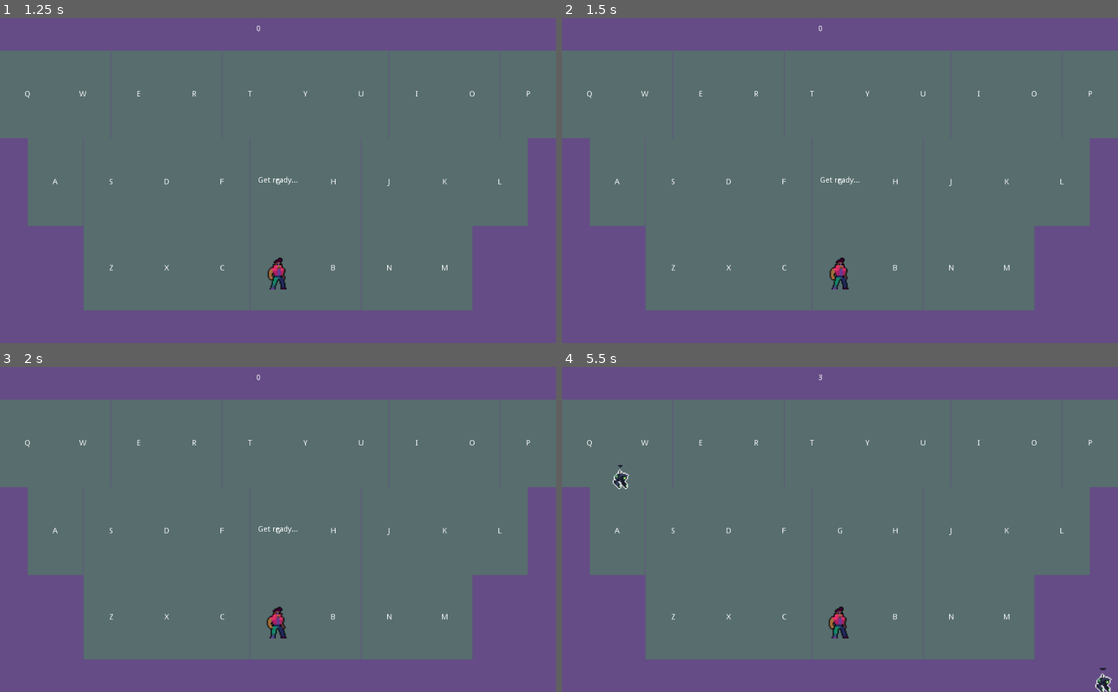
Above: before the commit, frames 1-4 (two rows, left to right).
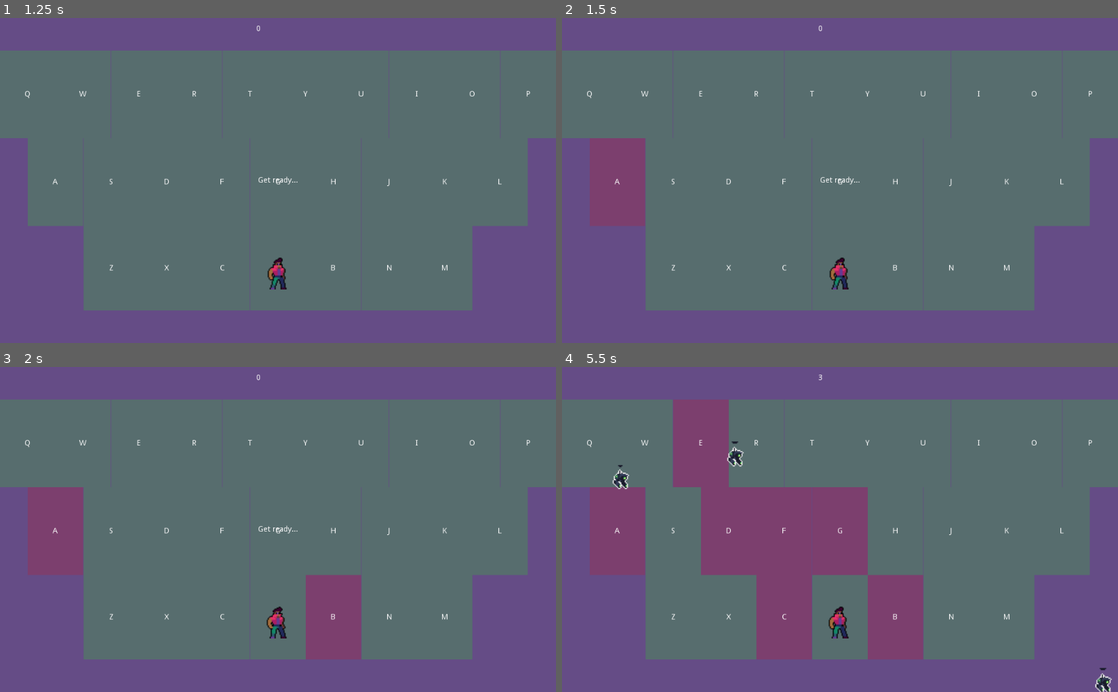
Above: after the commit, the same moments.

Repository: nicholso24/Keyboard-Warrior
Game: Godot game, scene res://Main.tscn
Two runs of this game, one before a commit and one after it. Both use one fixed random seed, a clock stepped at 60 frames per second and the inputs below.
Inputs (mouse positions are in pixels of both pictures, inside the frame that each line leads up to):
- Up to frame 1 (1.25 s): click "Start!" at 0.5 s
- Up to frame 2 (1.5 s): move the mouse to (962, 164) at 1.27 s; hold Right (ui_right) from 1.28 s (still down); tap A (a_key) at 1.35 s
- Up to frame 3 (2 s): keep holding Right (ui_right); tap B (b_key) at 1.55 s
- Up to frame 4 (5.5 s): tap Enter at 2 s; move the mouse to (728, 545) at 2.02 s; release Right (ui_right) at 2.03 s; hold Down (ui_down) 2.03-2.78 s; tap B (b_key) at 2.1 s; tap C (c_key) at 2.3, 2.85 s; move the mouse to (895, 458) at 2.77 s; hold Right (ui_right) 2.78-3.53 s; tap D (d_key) at 3.05, 3.6 s; move the mouse to (812, 594) at 3.52 s; hold Up (ui_up) 3.53-4.28 s; tap E (e_key) at 3.8, 4.35 s; move the mouse to (1006, 578) at 4.27 s; hold Left (ui_left) from 4.28 s (still down); tap F (f_key) at 4.55, 5.1 s; move the mouse to (673, 480) at 5.02 s; tap G (g_key) at 5.3 s

Frame 1 is identical in both runs. In frame 2, 2.7% of the frame differs, in the area x 5-15%, y 36-64%; in frame 3, 5.3%; in frame 4, 19%, in the area x 5-65%, y 10-90%.

Commit message:
Key Cooldowns working

Diff:
--- a/Keyboard Warrior/KeyAreaScripts/KeyAreaA.gd
+++ b/Keyboard Warrior/KeyAreaScripts/KeyAreaA.gd
@@ -1,10 +1,20 @@
 extends Area2D
 
+var keyUsed = true
+var time = 10
+var cooldownCol = Color(.9, .0, .0, .18)
+var normalCol = Color(.08, 1.0, .0, .18)
 
 func _process(delta):
 	var bodies = get_overlapping_bodies()
 #	if bodies.size() > 0:
 #		print(bodies)
-	if Input.is_action_just_pressed("a_key"):
+	if Input.is_action_just_pressed("a_key") and keyUsed:
 		for node in bodies:
 			node.kill()
+		keyUsed = false
+		get_node("/root/Main/ColorRect/KeyA").color = cooldownCol
+		yield(get_tree().create_timer(time), "timeout")
+		get_node("/root/Main/ColorRect/KeyA").color = normalCol
+		print("Key ready")
+		keyUsed = true
--- a/Keyboard Warrior/KeyAreaScripts/KeyAreaB.gd
+++ b/Keyboard Warrior/KeyAreaScripts/KeyAreaB.gd
@@ -1,10 +1,20 @@
 extends Area2D
 
+var keyUsed = true
+var time = 10
+var cooldownCol = Color(.9, .0, .0, .18)
+var normalCol = Color(.08, 1.0, .0, .18)
 
 func _process(delta):
 	var bodies = get_overlapping_bodies()
 #	if bodies.size() > 0:
 #		print(bodies)
-	if Input.is_action_just_pressed("b_key"):
+	if Input.is_action_just_pressed("b_key") and keyUsed:
 		for node in bodies:
 			node.kill()
+		keyUsed = false
+		get_node("/root/Main/ColorRect/KeyB").color = cooldownCol
+		yield(get_tree().create_timer(time), "timeout")
+		get_node("/root/Main/ColorRect/KeyB").color = normalCol
+		print("Key ready")
+		keyUsed = true
--- a/Keyboard Warrior/KeyAreaScripts/KeyAreaC.gd
+++ b/Keyboard Warrior/KeyAreaScripts/KeyAreaC.gd
@@ -1,10 +1,20 @@
 extends Area2D
 
+var keyUsed = true
+var time = 10
+var cooldownCol = Color(.9, .0, .0, .18)
+var normalCol = Color(.08, 1.0, .0, .18)
 
 func _process(delta):
 	var bodies = get_overlapping_bodies()
 #	if bodies.size() > 0:
 #		print(bodies)
-	if Input.is_action_just_pressed("c_key"):
+	if Input.is_action_just_pressed("c_key") and keyUsed:
 		for node in bodies:
 			node.kill()
+		keyUsed = false
+		get_node("/root/Main/ColorRect/KeyC").color = cooldownCol
+		yield(get_tree().create_timer(time), "timeout")
+		get_node("/root/Main/ColorRect/KeyC").color = normalCol
+		print("Key ready")
+		keyUsed = true
--- a/Keyboard Warrior/KeyAreaScripts/KeyAreaD.gd
+++ b/Keyboard Warrior/KeyAreaScripts/KeyAreaD.gd
@@ -1,10 +1,20 @@
 extends Area2D
 
+var keyUsed = true
+var time = 10
+var cooldownCol = Color(.9, .0, .0, .18)
+var normalCol = Color(.08, 1.0, .0, .18)
 
 func _process(delta):
 	var bodies = get_overlapping_bodies()
 #	if bodies.size() > 0:
 #		print(bodies)
-	if Input.is_action_just_pressed("d_key"):
+	if Input.is_action_just_pressed("d_key") and keyUsed:
 		for node in bodies:
 			node.kill()
+		keyUsed = false
+		get_node("/root/Main/ColorRect/KeyD").color = cooldownCol
+		yield(get_tree().create_timer(time), "timeout")
+		get_node("/root/Main/ColorRect/KeyD").color = normalCol
+		print("Key ready")
+		keyUsed = true
--- a/Keyboard Warrior/KeyAreaScripts/KeyAreaE.gd
+++ b/Keyboard Warrior/KeyAreaScripts/KeyAreaE.gd
@@ -1,10 +1,20 @@
 extends Area2D
 
+var keyUsed = true
+var time = 10
+var cooldownCol = Color(.9, .0, .0, .18)
+var normalCol = Color(.08, 1.0, .0, .18)
 
 func _process(delta):
 	var bodies = get_overlapping_bodies()
 #	if bodies.size() > 0:
 #		print(bodies)
-	if Input.is_action_just_pressed("e_key"):
+	if Input.is_action_just_pressed("e_key") and keyUsed:
 		for node in bodies:
 			node.kill()
+		keyUsed = false
+		get_node("/root/Main/ColorRect/KeyE").color = cooldownCol
+		yield(get_tree().create_timer(time), "timeout")
+		get_node("/root/Main/ColorRect/KeyE").color = normalCol
+		print("Key ready")
+		keyUsed = true
--- a/Keyboard Warrior/KeyAreaScripts/KeyAreaF.gd
+++ b/Keyboard Warrior/KeyAreaScripts/KeyAreaF.gd
@@ -1,10 +1,20 @@
 extends Area2D
 
+var keyUsed = true
+var time = 10
+var cooldownCol = Color(.9, .0, .0, .18)
+var normalCol = Color(.08, 1.0, .0, .18)
 
 func _process(delta):
 	var bodies = get_overlapping_bodies()
 #	if bodies.size() > 0:
 #		print(bodies)
-	if Input.is_action_just_pressed("f_key"):
+	if Input.is_action_just_pressed("f_key") and keyUsed:
 		for node in bodies:
 			node.kill()
+		keyUsed = false
+		get_node("/root/Main/ColorRect/KeyF").color = cooldownCol
+		yield(get_tree().create_timer(time), "timeout")
+		get_node("/root/Main/ColorRect/KeyF").color = normalCol
+		print("Key ready")
+		keyUsed = true
--- a/Keyboard Warrior/KeyAreaScripts/KeyAreaG.gd
+++ b/Keyboard Warrior/KeyAreaScripts/KeyAreaG.gd
@@ -1,10 +1,20 @@
 extends Area2D
 
+var keyUsed = true
+var time = 10
+var cooldownCol = Color(.9, .0, .0, .18)
+var normalCol = Color(.08, 1.0, .0, .18)
 
 func _process(delta):
 	var bodies = get_overlapping_bodies()
 #	if bodies.size() > 0:
 #		print(bodies)
-	if Input.is_action_just_pressed("g_key"):
+	if Input.is_action_just_pressed("g_key") and keyUsed:
 		for node in bodies:
 			node.kill()
+		keyUsed = false
+		get_node("/root/Main/ColorRect/KeyG").color = cooldownCol
+		yield(get_tree().create_timer(time), "timeout")
+		get_node("/root/Main/ColorRect/KeyG").color = normalCol
+		print("Key ready")
+		keyUsed = true
--- a/Keyboard Warrior/KeyAreaScripts/KeyAreaH.gd
+++ b/Keyboard Warrior/KeyAreaScripts/KeyAreaH.gd
@@ -1,10 +1,20 @@
 extends Area2D
 
+var keyUsed = true
+var time = 10
+var cooldownCol = Color(.9, .0, .0, .18)
+var normalCol = Color(.08, 1.0, .0, .18)
 
 func _process(delta):
 	var bodies = get_overlapping_bodies()
 #	if bodies.size() > 0:
 #		print(bodies)
-	if Input.is_action_just_pressed("h_key"):
+	if Input.is_action_just_pressed("h_key") and keyUsed:
 		for node in bodies:
 			node.kill()
+		keyUsed = false
+		get_node("/root/Main/ColorRect/KeyH").color = cooldownCol
+		yield(get_tree().create_timer(time), "timeout")
+		get_node("/root/Main/ColorRect/KeyH").color = normalCol
+		print("Key ready")
+		keyUsed = true
--- a/Keyboard Warrior/KeyAreaScripts/KeyAreaI.gd
+++ b/Keyboard Warrior/KeyAreaScripts/KeyAreaI.gd
@@ -1,10 +1,20 @@
 extends Area2D
 
+var keyUsed = true
+var time = 10
+var cooldownCol = Color(.9, .0, .0, .18)
+var normalCol = Color(.08, 1.0, .0, .18)
 
 func _process(delta):
 	var bodies = get_overlapping_bodies()
 #	if bodies.size() > 0:
 #		print(bodies)
-	if Input.is_action_just_pressed("i_key"):
+	if Input.is_action_just_pressed("i_key") and keyUsed:
 		for node in bodies:
 			node.kill()
+		keyUsed = false
+		get_node("/root/Main/ColorRect/KeyI").color = cooldownCol
+		yield(get_tree().create_timer(time), "timeout")
+		get_node("/root/Main/ColorRect/KeyI").color = normalCol
+		print("Key ready")
+		keyUsed = true
--- a/Keyboard Warrior/KeyAreaScripts/KeyAreaJ.gd
+++ b/Keyboard Warrior/KeyAreaScripts/KeyAreaJ.gd
@@ -1,10 +1,20 @@
 extends Area2D
 
+var keyUsed = true
+var time = 10
+var cooldownCol = Color(.9, .0, .0, .18)
+var normalCol = Color(.08, 1.0, .0, .18)
 
 func _process(delta):
 	var bodies = get_overlapping_bodies()
 #	if bodies.size() > 0:
 #		print(bodies)
-	if Input.is_action_just_pressed("j_key"):
+	if Input.is_action_just_pressed("j_key") and keyUsed:
 		for node in bodies:
 			node.kill()
+		keyUsed = false
+		get_node("/root/Main/ColorRect/KeyJ").color = cooldownCol
+		yield(get_tree().create_timer(time), "timeout")
+		get_node("/root/Main/ColorRect/KeyJ").color = normalCol
+		print("Key ready")
+		keyUsed = true
--- a/Keyboard Warrior/KeyAreaScripts/KeyAreaK.gd
+++ b/Keyboard Warrior/KeyAreaScripts/KeyAreaK.gd
@@ -1,10 +1,20 @@
 extends Area2D
 
+var keyUsed = true
+var time = 10
+var cooldownCol = Color(.9, .0, .0, .18)
+var normalCol = Color(.08, 1.0, .0, .18)
 
 func _process(delta):
 	var bodies = get_overlapping_bodies()
 #	if bodies.size() > 0:
 #		print(bodies)
-	if Input.is_action_just_pressed("k_key"):
+	if Input.is_action_just_pressed("k_key") and keyUsed:
 		for node in bodies:
 			node.kill()
+		keyUsed = false
+		get_node("/root/Main/ColorRect/KeyK").color = cooldownCol
+		yield(get_tree().create_timer(time), "timeout")
+		get_node("/root/Main/ColorRect/KeyK").color = normalCol
+		print("Key ready")
+		keyUsed = true
--- a/Keyboard Warrior/KeyAreaScripts/KeyAreaL.gd
+++ b/Keyboard Warrior/KeyAreaScripts/KeyAreaL.gd
@@ -1,10 +1,20 @@
 extends Area2D
 
+var keyUsed = true
+var time = 10
+var cooldownCol = Color(.9, .0, .0, .18)
+var normalCol = Color(.08, 1.0, .0, .18)
 
 func _process(delta):
 	var bodies = get_overlapping_bodies()
 #	if bodies.size() > 0:
 #		print(bodies)
-	if Input.is_action_just_pressed("l_key"):
+	if Input.is_action_just_pressed("l_key") and keyUsed:
 		for node in bodies:
 			node.kill()
+		keyUsed = false
+		get_node("/root/Main/ColorRect/KeyL").color = cooldownCol
+		yield(get_tree().create_timer(time), "timeout")
+		get_node("/root/Main/ColorRect/KeyL").color = normalCol
+		print("Key ready")
+		keyUsed = true
--- a/Keyboard Warrior/KeyAreaScripts/KeyAreaM.gd
+++ b/Keyboard Warrior/KeyAreaScripts/KeyAreaM.gd
@@ -1,10 +1,20 @@
 extends Area2D
 
+var keyUsed = true
+var time = 10
+var cooldownCol = Color(.9, .0, .0, .18)
+var normalCol = Color(.08, 1.0, .0, .18)
 
 func _process(delta):
 	var bodies = get_overlapping_bodies()
 #	if bodies.size() > 0:
 #		print(bodies)
-	if Input.is_action_just_pressed("m_key"):
+	if Input.is_action_just_pressed("m_key") and keyUsed:
 		for node in bodies:
 			node.kill()
+		keyUsed = false
+		get_node("/root/Main/ColorRect/KeyM").color = cooldownCol
+		yield(get_tree().create_timer(time), "timeout")
+		get_node("/root/Main/ColorRect/KeyM").color = normalCol
+		print("Key ready")
+		keyUsed = true
--- a/Keyboard Warrior/KeyAreaScripts/KeyAreaN.gd
+++ b/Keyboard Warrior/KeyAreaScripts/KeyAreaN.gd
@@ -1,10 +1,20 @@
 extends Area2D
 
+var keyUsed = true
+var time = 10
+var cooldownCol = Color(.9, .0, .0, .18)
+var normalCol = Color(.08, 1.0, .0, .18)
 
 func _process(delta):
 	var bodies = get_overlapping_bodies()
 #	if bodies.size() > 0:
 #		print(bodies)
-	if Input.is_action_just_pressed("n_key"):
+	if Input.is_action_just_pressed("n_key") and keyUsed:
 		for node in bodies:
 			node.kill()
+		keyUsed = false
+		get_node("/root/Main/ColorRect/KeyN").color = cooldownCol
+		yield(get_tree().create_timer(time), "timeout")
+		get_node("/root/Main/ColorRect/KeyN").color = normalCol
+		print("Key ready")
+		keyUsed = true
--- a/Keyboard Warrior/KeyAreaScripts/KeyAreaO.gd
+++ b/Keyboard Warrior/KeyAreaScripts/KeyAreaO.gd
@@ -1,10 +1,20 @@
 extends Area2D
 
+var keyUsed = true
+var time = 10
+var cooldownCol = Color(.9, .0, .0, .18)
+var normalCol = Color(.08, 1.0, .0, .18)
 
 func _process(delta):
 	var bodies = get_overlapping_bodies()
 #	if bodies.size() > 0:
 #		print(bodies)
-	if Input.is_action_just_pressed("o_key"):
+	if Input.is_action_just_pressed("o_key") and keyUsed:
 		for node in bodies:
 			node.kill()
+		keyUsed = false
+		get_node("/root/Main/ColorRect/KeyO").color = cooldownCol
+		yield(get_tree().create_timer(time), "timeout")
+		get_node("/root/Main/ColorRect/KeyO").color = normalCol
+		print("Key ready")
+		keyUsed = true
--- a/Keyboard Warrior/KeyAreaScripts/KeyAreaP.gd
+++ b/Keyboard Warrior/KeyAreaScripts/KeyAreaP.gd
@@ -1,10 +1,20 @@
 extends Area2D
 
+var keyUsed = true
+var time = 10
+var cooldownCol = Color(.9, .0, .0, .18)
+var normalCol = Color(.08, 1.0, .0, .18)
 
 func _process(delta):
 	var bodies = get_overlapping_bodies()
 #	if bodies.size() > 0:
 #		print(bodies)
-	if Input.is_action_just_pressed("p_key"):
+	if Input.is_action_just_pressed("p_key") and keyUsed:
 		for node in bodies:
 			node.kill()
+		keyUsed = false
+		get_node("/root/Main/ColorRect/KeyP").color = cooldownCol
+		yield(get_tree().create_timer(time), "timeout")
+		get_node("/root/Main/ColorRect/KeyP").color = normalCol
+		print("Key ready")
+		keyUsed = true
--- a/Keyboard Warrior/KeyAreaScripts/KeyAreaQ.gd
+++ b/Keyboard Warrior/KeyAreaScripts/KeyAreaQ.gd
@@ -1,13 +1,20 @@
 extends Area2D
 
+var keyUsed = true
+var time = 10
+var cooldownCol = Color(.9, .0, .0, .18)
+var normalCol = Color(.08, 1.0, .0, .18)
 
 func _process(delta):
 	var bodies = get_overlapping_bodies()
 #	if bodies.size() > 0:
 #		print(bodies)
-	if Input.is_action_just_pressed("q_key"):
+	if Input.is_action_just_pressed("q_key") and keyUsed:
 		for node in bodies:
 			node.kill()
-		hide()
-		yield(get_tree().create_timer(1), "timeout")
-		show()
+		keyUsed = false
+		get_node("/root/Main/ColorRect/KeyQ").color = cooldownCol
+		yield(get_tree().create_timer(time), "timeout")
+		get_node("/root/Main/ColorRect/KeyQ").color = normalCol
+		print("Key ready")
+		keyUsed = true
--- a/Keyboard Warrior/KeyAreaScripts/KeyAreaR.gd
+++ b/Keyboard Warrior/KeyAreaScripts/KeyAreaR.gd
@@ -1,10 +1,20 @@
 extends Area2D
 
+var keyUsed = true
+var time = 10
+var cooldownCol = Color(.9, .0, .0, .18)
+var normalCol = Color(.08, 1.0, .0, .18)
 
 func _process(delta):
 	var bodies = get_overlapping_bodies()
 #	if bodies.size() > 0:
 #		print(bodies)
-	if Input.is_action_just_pressed("r_key"):
+	if Input.is_action_just_pressed("r_key") and keyUsed:
 		for node in bodies:
 			node.kill()
+		keyUsed = false
+		get_node("/root/Main/ColorRect/KeyR").color = cooldownCol
+		yield(get_tree().create_timer(time), "timeout")
+		get_node("/root/Main/ColorRect/KeyR").color = normalCol
+		print("Key ready")
+		keyUsed = true
--- a/Keyboard Warrior/KeyAreaScripts/KeyAreaS.gd
+++ b/Keyboard Warrior/KeyAreaScripts/KeyAreaS.gd
@@ -1,10 +1,20 @@
 extends Area2D
 
+var keyUsed = true
+var time = 10
+var cooldownCol = Color(.9, .0, .0, .18)
+var normalCol = Color(.08, 1.0, .0, .18)
 
 func _process(delta):
 	var bodies = get_overlapping_bodies()
 #	if bodies.size() > 0:
 #		print(bodies)
-	if Input.is_action_just_pressed("s_key"):
+	if Input.is_action_just_pressed("s_key") and keyUsed:
 		for node in bodies:
 			node.kill()
+		keyUsed = false
+		get_node("/root/Main/ColorRect/KeyS").color = cooldownCol
+		yield(get_tree().create_timer(time), "timeout")
+		get_node("/root/Main/ColorRect/KeyS").color = normalCol
+		print("Key ready")
+		keyUsed = true
--- a/Keyboard Warrior/KeyAreaScripts/KeyAreaT.gd
+++ b/Keyboard Warrior/KeyAreaScripts/KeyAreaT.gd
@@ -1,10 +1,20 @@
 extends Area2D
 
+var keyUsed = true
+var time = 10
+var cooldownCol = Color(.9, .0, .0, .18)
+var normalCol = Color(.08, 1.0, .0, .18)
 
 func _process(delta):
 	var bodies = get_overlapping_bodies()
 #	if bodies.size() > 0:
 #		print(bodies)
-	if Input.is_action_just_pressed("t_key"):
+	if Input.is_action_just_pressed("t_key") and keyUsed:
 		for node in bodies:
 			node.kill()
+		keyUsed = false
+		get_node("/root/Main/ColorRect/KeyT").color = cooldownCol
+		yield(get_tree().create_timer(time), "timeout")
+		get_node("/root/Main/ColorRect/KeyT").color = normalCol
+		print("Key ready")
+		keyUsed = true
--- a/Keyboard Warrior/KeyAreaScripts/KeyAreaU.gd
+++ b/Keyboard Warrior/KeyAreaScripts/KeyAreaU.gd
@@ -1,10 +1,20 @@
 extends Area2D
 
+var keyUsed = true
+var time = 10
+var cooldownCol = Color(.9, .0, .0, .18)
+var normalCol = Color(.08, 1.0, .0, .18)
 
 func _process(delta):
 	var bodies = get_overlapping_bodies()
 #	if bodies.size() > 0:
 #		print(bodies)
-	if Input.is_action_just_pressed("u_key"):
+	if Input.is_action_just_pressed("u_key") and keyUsed:
 		for node in bodies:
 			node.kill()
+		keyUsed = false
+		get_node("/root/Main/ColorRect/KeyU").color = cooldownCol
+		yield(get_tree().create_timer(time), "timeout")
+		get_node("/root/Main/ColorRect/KeyU").color = normalCol
+		print("Key ready")
+		keyUsed = true
--- a/Keyboard Warrior/KeyAreaScripts/KeyAreaV.gd
+++ b/Keyboard Warrior/KeyAreaScripts/KeyAreaV.gd
@@ -1,10 +1,20 @@
 extends Area2D
 
+var keyUsed = true
+var time = 10
+var cooldownCol = Color(.9, .0, .0, .18)
+var normalCol = Color(.08, 1.0, .0, .18)
 
 func _process(delta):
 	var bodies = get_overlapping_bodies()
 #	if bodies.size() > 0:
 #		print(bodies)
-	if Input.is_action_just_pressed("v_key"):
+	if Input.is_action_just_pressed("v_key") and keyUsed:
 		for node in bodies:
 			node.kill()
+		keyUsed = false
+		get_node("/root/Main/ColorRect/KeyV").color = cooldownCol
+		yield(get_tree().create_timer(time), "timeout")
+		get_node("/root/Main/ColorRect/KeyV").color = normalCol
+		print("Key ready")
+		keyUsed = true
--- a/Keyboard Warrior/KeyAreaScripts/KeyAreaW.gd
+++ b/Keyboard Warrior/KeyAreaScripts/KeyAreaW.gd
@@ -1,10 +1,20 @@
 extends Area2D
 
+var keyUsed = true
+var time = 10
+var cooldownCol = Color(.9, .0, .0, .18)
+var normalCol = Color(.08, 1.0, .0, .18)
 
 func _process(delta):
 	var bodies = get_overlapping_bodies()
 #	if bodies.size() > 0:
 #		print(bodies)
-	if Input.is_action_just_pressed("w_key"):
+	if Input.is_action_just_pressed("w_key") and keyUsed:
 		for node in bodies:
 			node.kill()
+		keyUsed = false
+		get_node("/root/Main/ColorRect/KeyW").color = cooldownCol
+		yield(get_tree().create_timer(time), "timeout")
+		get_node("/root/Main/ColorRect/KeyW").color = normalCol
+		print("Key ready")
+		keyUsed = true
--- a/Keyboard Warrior/KeyAreaScripts/KeyAreaX.gd
+++ b/Keyboard Warrior/KeyAreaScripts/KeyAreaX.gd
@@ -1,10 +1,20 @@
 extends Area2D
 
+var keyUsed = true
+var time = 10
+var cooldownCol = Color(.9, .0, .0, .18)
+var normalCol = Color(.08, 1.0, .0, .18)
 
 func _process(delta):
 	var bodies = get_overlapping_bodies()
 #	if bodies.size() > 0:
 #		print(bodies)
-	if Input.is_action_just_pressed("x_key"):
+	if Input.is_action_just_pressed("x_key") and keyUsed:
 		for node in bodies:
 			node.kill()
+		keyUsed = false
+		get_node("/root/Main/ColorRect/KeyX").color = cooldownCol
+		yield(get_tree().create_timer(time), "timeout")
+		get_node("/root/Main/ColorRect/KeyX").color = normalCol
+		print("Key ready")
+		keyUsed = true
--- a/Keyboard Warrior/KeyAreaScripts/KeyAreaY.gd
+++ b/Keyboard Warrior/KeyAreaScripts/KeyAreaY.gd
@@ -1,10 +1,20 @@
 extends Area2D
 
+var keyUsed = true
+var time = 10
+var cooldownCol = Color(.9, .0, .0, .18)
+var normalCol = Color(.08, 1.0, .0, .18)
 
 func _process(delta):
 	var bodies = get_overlapping_bodies()
 #	if bodies.size() > 0:
 #		print(bodies)
-	if Input.is_action_just_pressed("y_key"):
+	if Input.is_action_just_pressed("y_key") and keyUsed:
 		for node in bodies:
 			node.kill()
+		keyUsed = false
+		get_node("/root/Main/ColorRect/KeyY").color = cooldownCol
+		yield(get_tree().create_timer(time), "timeout")
+		get_node("/root/Main/ColorRect/KeyY").color = normalCol
+		print("Key ready")
+		keyUsed = true
--- a/Keyboard Warrior/KeyAreaScripts/KeyAreaZ.gd
+++ b/Keyboard Warrior/KeyAreaScripts/KeyAreaZ.gd
@@ -1,10 +1,20 @@
 extends Area2D
 
+var keyUsed = true
+var time = 10
+var cooldownCol = Color(.9, .0, .0, .18)
+var normalCol = Color(.08, 1.0, .0, .18)
 
 func _process(delta):
 	var bodies = get_overlapping_bodies()
 #	if bodies.size() > 0:
 #		print(bodies)
-	if Input.is_action_just_pressed("z_key"):
+	if Input.is_action_just_pressed("z_key") and keyUsed:
 		for node in bodies:
 			node.kill()
+		keyUsed = false
+		get_node("/root/Main/ColorRect/KeyZ").color = cooldownCol
+		yield(get_tree().create_timer(time), "timeout")
+		get_node("/root/Main/ColorRect/KeyZ").color = normalCol
+		print("Key ready")
+		keyUsed = true
--- a/Keyboard Warrior/Main.tscn
+++ b/Keyboard Warrior/Main.tscn
@@ -787,6 +787,8 @@
 curve = SubResource( 2 )
 
 [node name="MobSpawn" type="PathFollow2D" parent="MobPath"]
+position = Vector2( 1081, -59 )
+rotation = -3.13349
 
 [connection signal="start_game" from="HUD" to="." method="new_game"]
 [connection signal="hit" from="Player" to="." method="game_over"]
